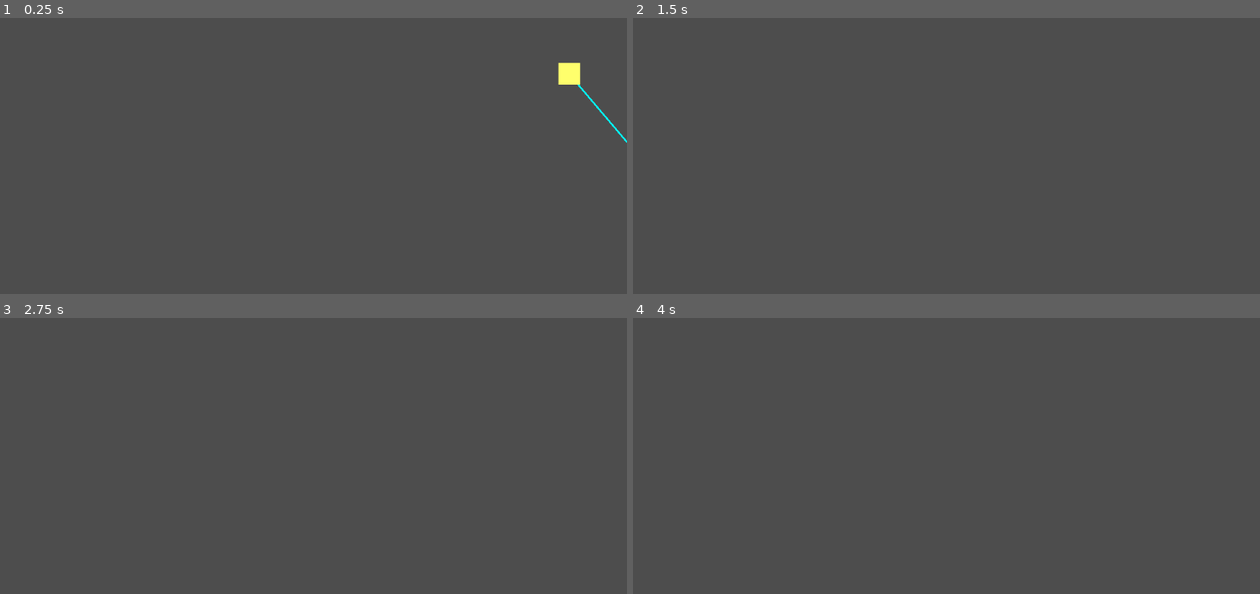
Above: before the commit, frames 1-4 (two rows, left to right).
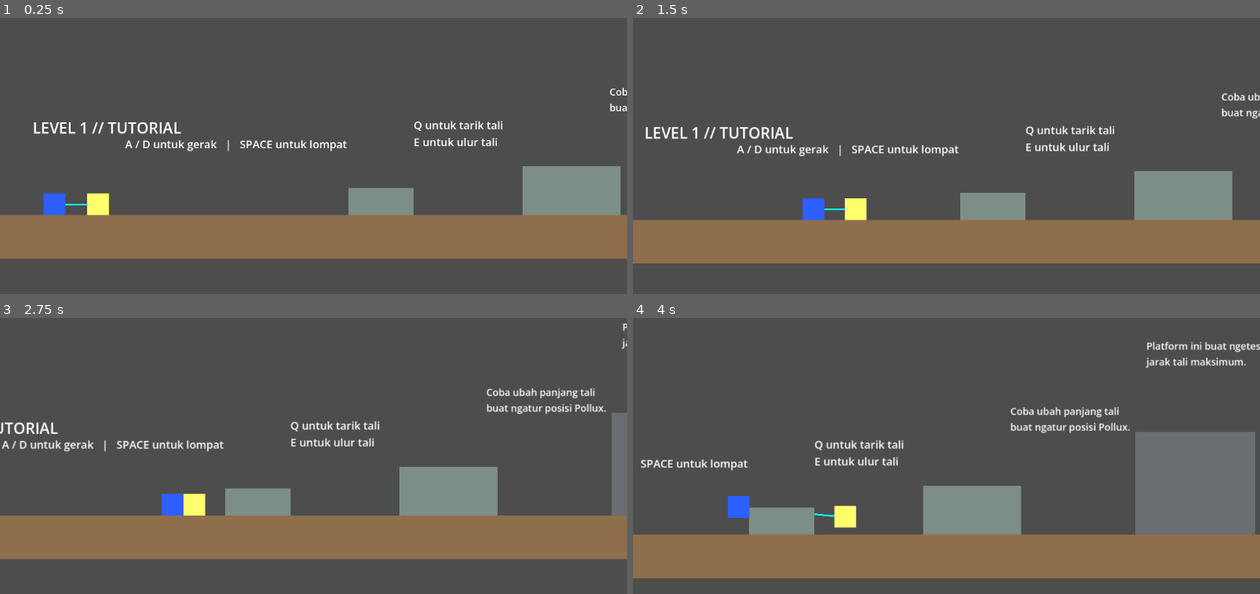
Above: after the commit, the same moments.

Repository: Bakwan-Company/Astro-Knot
Game: Godot game, scene res://levels/level_1_tutorial/Level1Tutorial.tscn
The game is run twice, just before and just after one commit, with the same random seed, the same clock (stepped at 60 frames per second) and the same inputs. Before the commit the project starts from res://levels/test_level/TestLevel.tscn.
Inputs:
- Up to frame 1 (0.25 s): no input
- Up to frame 2 (1.5 s): hold Q (reel_in) 0.53-1.28 s; hold D (move_right) from 0.53 s (still down); tap Space (jump) at 0.77 s; tap F (interact) at 1.35 s
- Up to frame 3 (2.75 s): tap Space (jump) at 1.52 s; tap Q (reel_in) at 1.55 s; release D (move_right) at 2.03 s; hold A (move_left) from 2.03 s (still down); hold Q (reel_in) from 2.03 s (still down)
- Up to frame 4 (4 s): release A (move_left) at 2.78 s; release Q (reel_in) at 2.78 s; hold D (move_right) from 2.78 s (still down); tap E (reel_out) at 2.85 s; tap Space (jump) at 3.02, 3.77 s; tap Q (reel_in) at 3.05 s; hold Q (reel_in) from 3.53 s (still down)

The runs differ from the first frame. In frame 1, 22% of the frame differs, in the area x 0-100%, y 16-88%; in frame 2, 22%; in frame 3, 23%; in frame 4, 29%, in the area x 0-100%, y 8-95%.

Commit message:
Add tutorial prototype and Pollux ledge pull

Diff:
--- a/entities/pollux/Pollux.tscn
+++ b/entities/pollux/Pollux.tscn
@@ -28,3 +28,11 @@
 [node name="GroundCheckR" type="RayCast2D" parent="." unique_id=188929640]
 position = Vector2(40, 20)
 target_position = Vector2(0, 21)
+
+[node name="WallCheckL" type="RayCast2D" parent="." unique_id=138229640]
+position = Vector2(2, 20)
+target_position = Vector2(-12, 0)
+
+[node name="WallCheckR" type="RayCast2D" parent="." unique_id=138229641]
+position = Vector2(38, 20)
+target_position = Vector2(12, 0)
--- /dev/null
+++ b/levels/level_1_tutorial/Level1Tutorial.tscn
@@ -0,0 +1,220 @@
+[gd_scene format=3 uid="uid://csfndm8dmhu7l"]
+
+[ext_resource type="PackedScene" uid="uid://cmn0gfamy7yaj" path="res://entities/castor/Castor.tscn" id="1_castor"]
+[ext_resource type="PackedScene" uid="uid://d3rhk612sc0pl" path="res://entities/pollux/Pollux.tscn" id="2_pollux"]
+[ext_resource type="PackedScene" uid="uid://byqxydxhxv7q5" path="res://systems/rope_system/RopeManager.tscn" id="3_rope"]
+
+[sub_resource type="RectangleShape2D" id="RectangleShape2D_ground_start"]
+size = Vector2(1750, 80)
+
+[sub_resource type="RectangleShape2D" id="RectangleShape2D_bump_small"]
+size = Vector2(120, 50)
+
+[sub_resource type="RectangleShape2D" id="RectangleShape2D_bump_medium"]
+size = Vector2(180, 90)
+
+[sub_resource type="RectangleShape2D" id="RectangleShape2D_wall"]
+size = Vector2(220, 190)
+
+[sub_resource type="RectangleShape2D" id="RectangleShape2D_ground_end"]
+size = Vector2(1952, 80)
+
+[sub_resource type="RectangleShape2D" id="RectangleShape2D_pillar_one"]
+size = Vector2(220, 180)
+
+[sub_resource type="RectangleShape2D" id="RectangleShape2D_pillar_two"]
+size = Vector2(280, 320)
+
+[node name="Level1Tutorial" type="Node2D" unique_id=800284154]
+
+[node name="GroundStart" type="StaticBody2D" parent="." unique_id=279650626]
+position = Vector2(875, 580)
+
+[node name="CollisionShape2D" type="CollisionShape2D" parent="GroundStart" unique_id=981072595]
+shape = SubResource("RectangleShape2D_ground_start")
+
+[node name="ColorRect" type="ColorRect" parent="GroundStart" unique_id=1222884346]
+offset_left = -875.0
+offset_top = -40.0
+offset_right = 875.0
+offset_bottom = 40.0
+color = Color(0.56078434, 0.43137255, 0.29803923, 1)
+
+[node name="BumpSmall" type="StaticBody2D" parent="." unique_id=1541268237]
+position = Vector2(700, 515)
+
+[node name="CollisionShape2D" type="CollisionShape2D" parent="BumpSmall" unique_id=200701392]
+shape = SubResource("RectangleShape2D_bump_small")
+
+[node name="ColorRect" type="ColorRect" parent="BumpSmall" unique_id=1005393052]
+offset_left = -60.0
+offset_top = -25.0
+offset_right = 60.0
+offset_bottom = 25.0
+color = Color(0.49019608, 0.5568628, 0.5294118, 1)
+
+[node name="BumpMedium" type="StaticBody2D" parent="." unique_id=1958785301]
+position = Vector2(1050, 495)
+
+[node name="CollisionShape2D" type="CollisionShape2D" parent="BumpMedium" unique_id=514225532]
+shape = SubResource("RectangleShape2D_bump_medium")
+
+[node name="ColorRect" type="ColorRect" parent="BumpMedium" unique_id=2098917511]
+offset_left = -90.0
+offset_top = -45.0
+offset_right = 90.0
+offset_bottom = 45.0
+color = Color(0.49019608, 0.5568628, 0.5294118, 1)
+
+[node name="TallWall" type="StaticBody2D" parent="." unique_id=1676110223]
+position = Vector2(1460, 430)
+
+[node name="CollisionShape2D" type="CollisionShape2D" parent="TallWall" unique_id=579916663]
+position = Vector2(0, 15)
+shape = SubResource("RectangleShape2D_wall")
+
+[node name="ColorRect" type="ColorRect" parent="TallWall" unique_id=290454428]
+offset_left = -110.0
+offset_top = -79.0
+offset_right = 110.0
+offset_bottom = 110.0
+color = Color(0.41568628, 0.42745098, 0.44313726, 1)
+
+[node name="GroundEnd" type="StaticBody2D" parent="." unique_id=1827557574]
+position = Vector2(3320, 580)
+
+[node name="CollisionShape2D" type="CollisionShape2D" parent="GroundEnd" unique_id=1581763079]
+position = Vector2(74, 0)
+shape = SubResource("RectangleShape2D_ground_end")
+
+[node name="ColorRect" type="ColorRect" parent="GroundEnd" unique_id=1989153960]
+offset_left = -902.0
+offset_top = -40.0
+offset_right = 1050.0
+offset_bottom = 40.0
+color = Color(0.56078434, 0.43137255, 0.29803923, 1)
+
+[node name="PillarOne" type="StaticBody2D" parent="." unique_id=858786901]
+position = Vector2(2890, 450)
+
+[node name="CollisionShape2D" type="CollisionShape2D" parent="PillarOne" unique_id=501056488]
+shape = SubResource("RectangleShape2D_pillar_one")
+
+[node name="ColorRect" type="ColorRect" parent="PillarOne" unique_id=1888975284]
+offset_left = -110.0
+offset_top = -90.0
+offset_right = 110.0
+offset_bottom = 90.0
+color = Color(0.41568628, 0.42745098, 0.44313726, 1)
+
+[node name="PillarTwo" type="StaticBody2D" parent="." unique_id=1015757450]
+position = Vector2(3480, 380)
+
+[node name="CollisionShape2D" type="CollisionShape2D" parent="PillarTwo" unique_id=2095975537]
+shape = SubResource("RectangleShape2D_pillar_two")
+
+[node name="ColorRect" type="ColorRect" parent="PillarTwo" unique_id=2138279241]
+offset_left = -140.0
+offset_top = -160.0
+offset_right = 140.0
+offset_bottom = 160.0
+color = Color(0.41568628, 0.42745098, 0.44313726, 1)
+
+[node name="GoalBeacon" type="Node2D" parent="." unique_id=1615903235]
+position = Vector2(4100, 430)
+
+[node name="ColorRect" type="ColorRect" parent="GoalBeacon" unique_id=1171250926]
+offset_left = -60.0
+offset_top = -110.0
+offset_right = 60.0
+offset_bottom = 110.0
+color = Color(0.3529412, 0.78039217, 0.5411765, 0.45)
+
+[node name="Castor" parent="." unique_id=960200625 instance=ExtResource("1_castor")]
+position = Vector2(160, 500)
+
+[node name="Camera2D" type="Camera2D" parent="Castor" unique_id=1743783001]
+position = Vector2(240, -120)
+limit_left = 0
+limit_top = 0
+limit_right = 4300
+limit_bottom = 900
+position_smoothing_enabled = true
+
+[node name="Pollux" parent="." unique_id=1033228459 instance=ExtResource("2_pollux")]
+position = Vector2(80, 500)
+
+[node name="RopeManager" parent="." unique_id=902987426 node_paths=PackedStringArray("castor", "pollux") instance=ExtResource("3_rope")]
+castor = NodePath("../Castor")
+pollux = NodePath("../Pollux")
+current_rope_length = 140.0
+max_rope_length = 560.0
+
+[node name="Title" type="Label" parent="." unique_id=1766839120]
+offset_left = 60.0
+offset_top = 360.0
+offset_right = 420.0
+offset_bottom = 420.0
+theme_override_font_sizes/font_size = 28
+text = "LEVEL 1 // TUTORIAL"
+
+[node name="ControlsMove" type="Label" parent="." unique_id=368984903]
+offset_left = 230.0
+offset_top = 395.0
+offset_right = 630.0
+offset_bottom = 470.0
+theme_override_font_sizes/font_size = 20
+text = "A / D untuk gerak   |   SPACE untuk lompat"
+
+[node name="ControlsRope" type="Label" parent="." unique_id=1086193321]
+offset_left = 760.0
+offset_top = 360.0
+offset_right = 1120.0
+offset_bottom = 460.0
+theme_override_font_sizes/font_size = 20
+text = "Q untuk tarik tali
+E untuk ulur tali"
+
+[node name="HintShorten" type="Label" parent="." unique_id=517817603]
+offset_left = 1120.0
+offset_top = 300.0
+offset_right = 1430.0
+offset_bottom = 420.0
+theme_override_font_sizes/font_size = 18
+text = "Coba ubah panjang tali
+buat ngatur posisi Pollux."
+
+[node name="HintMaxReach" type="Label" parent="." unique_id=1051873857]
+offset_left = 1370.0
+offset_top = 180.0
+offset_right = 1700.0
+offset_bottom = 320.0
+theme_override_font_sizes/font_size = 18
+text = "Platform ini buat ngetes
+jarak tali maksimum."
+
+[node name="GapHint" type="Label" parent="." unique_id=1053359716]
+offset_left = 1800.0
+offset_top = 390.0
+offset_right = 2180.0
+offset_bottom = 490.0
+theme_override_font_sizes/font_size = 22
+text = "Atur posisi Pollux buat bantu
+Castor nyeberangin lobang."
+
+[node name="SwingHint" type="Label" parent="." unique_id=1230305994]
+offset_left = 2850.0
+offset_top = 240.0
+offset_right = 3320.0
+offset_bottom = 330.0
+theme_override_font_sizes/font_size = 20
+text = "Bangun momentum dulu,
+lalu ayun ke platform tinggi."
+
+[node name="GoalText" type="Label" parent="." unique_id=612447586]
+offset_left = 4020.0
+offset_top = 280.0
+offset_right = 4260.0
+offset_bottom = 340.0
+theme_override_font_sizes/font_size = 24
+text = "GOAL"
--- a/project.godot
+++ b/project.godot
@@ -11,7 +11,7 @@
 [application]
 
 config/name="Astro-Knot"
-run/main_scene="uid://bep5ve8neba5f"
+run/main_scene="res://levels/level_1_tutorial/Level1Tutorial.tscn"
 config/features=PackedStringArray("4.6", "GL Compatibility")
 config/icon="res://icon.svg"
 
--- a/systems/rope_system/RopeManager.tscn
+++ b/systems/rope_system/RopeManager.tscn
@@ -4,6 +4,7 @@
 
 [node name="RopeManager" type="Node2D" unique_id=709923073]
 script = ExtResource("1_yq5y5")
+ledge_pull_up_velocity = 300.0
 
 [node name="HardlightVisual" type="Line2D" parent="." unique_id=72797104]
 z_index = -1
--- a/systems/rope_system/rope_manager.gd
+++ b/systems/rope_system/rope_manager.gd
@@ -8,6 +8,46 @@
 @export var reel_speed: float = 250.0
 @export var min_rope_length: float = 60.0
 @export var max_rope_length: float = 500.0
+@export var ledge_pull_up_velocity: float = 220.0
+@export var ledge_pull_position_speed: float = 70.0
+@export var ledge_pull_min_vertical_gap: float = 24.0
+@export var ledge_pull_slack_tolerance: float = 10.0
+
+func is_body_grounded(body: Node) -> bool:
+	if not body:
+		return false
+
+	var ground_left = body.get_node_or_null("GroundCheckL")
+	var ground_right = body.get_node_or_null("GroundCheckR")
+
+	return (ground_left and ground_left.is_colliding()) or (ground_right and ground_right.is_colliding())
+
+func is_pollux_side_blocked() -> bool:
+	var wall_left = pollux.get_node_or_null("WallCheckL") as RayCast2D
+	var wall_right = pollux.get_node_or_null("WallCheckR") as RayCast2D
+
+	return (wall_left and wall_left.is_colliding()) or (wall_right and wall_right.is_colliding())
+
+func apply_pollux_ledge_pull(delta: float, error: float, is_p_grounded: bool) -> bool:
+	if not Input.is_action_pressed("reel_in"):
+		return false
+
+	if is_p_grounded:
+		return false
+
+	if error < -ledge_pull_slack_tolerance:
+		return false
+
+	if not is_pollux_side_blocked():
+		return false
+
+	var vertical_gap = pollux.global_position.y - castor.global_position.y
+	if vertical_gap < ledge_pull_min_vertical_gap:
+		return false
+
+	pollux.linear_velocity.y = min(pollux.linear_velocity.y, -ledge_pull_up_velocity)
+	pollux.global_position.y -= ledge_pull_position_speed * delta
+	return true
 
 func _process(_delta: float) -> void:
 	update_rope_visual()
@@ -20,11 +60,8 @@
 	apply_solid_constraint(delta)
 
 func handle_reel_input(delta: float) -> void:
-	var c_ground = castor.get_node_or_null("GroundCheck")
-	var p_ground = pollux.get_node_or_null("GroundCheck")
-
-	var is_c_grounded = c_ground and c_ground.is_colliding()
-	var is_p_grounded = p_ground and p_ground.is_colliding()
+	var is_c_grounded = is_body_grounded(castor)
+	var is_p_grounded = is_body_grounded(pollux)
 
 	if Input.is_action_pressed("reel_in"):
 		# LOCK MEKANIK: DILARANG MANJAT
@@ -56,13 +93,9 @@
 	# ==========================================
 	# DETEKSI LANTAI DUAL SENSOR
 	# ==========================================
-	var c_l = castor.get_node_or_null("GroundCheckL")
-	var c_r = castor.get_node_or_null("GroundCheckR")
-	var p_l = pollux.get_node_or_null("GroundCheckL")
-	var p_r = pollux.get_node_or_null("GroundCheckR")
-
-	var is_c_grounded = (c_l and c_l.is_colliding()) or (c_r and c_r.is_colliding())
-	var is_p_grounded = (p_l and p_l.is_colliding()) or (p_r and p_r.is_colliding())
+	var is_c_grounded = is_body_grounded(castor)
+	var is_p_grounded = is_body_grounded(pollux)
+	var is_ledge_pulling = apply_pollux_ledge_pull(delta, error, is_p_grounded)
 
 	# ==========================================
 	# SISTEM JANGKAR DINAMIS (FIX POLLUX GESER)
@@ -92,6 +125,9 @@
 	# ==========================================
 	# EKSEKUSI FISIKA
 	# ==========================================
+	if is_ledge_pulling:
+		pollux.linear_velocity.x *= 0.9
+
 	if is_castor_anchored:
 		var pos_correction = clamp(error, -3.0, 3.0)
 		var move_pollux = -(dir * pos_correction)
